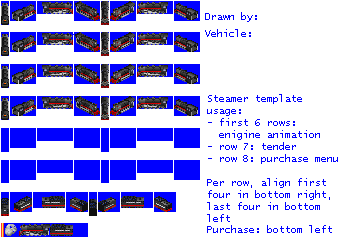
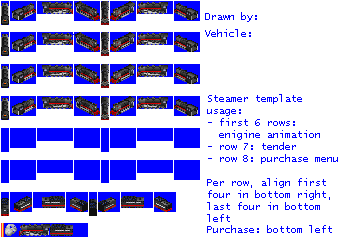
Before/after of a 345 × 237 layered artwork. What changed in the layer stack:
painted on "empty.png" over [12, 3, 36, 116]
